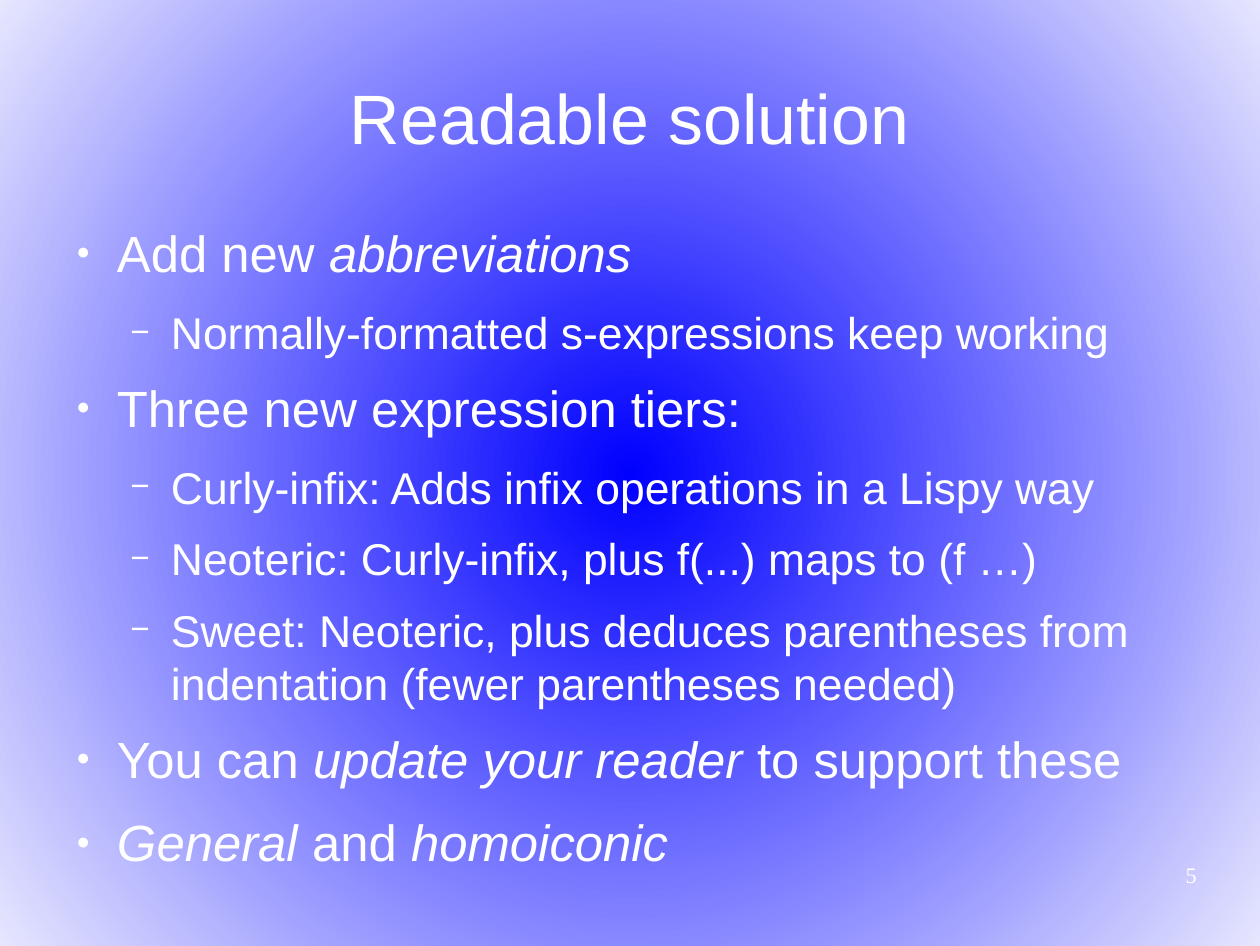
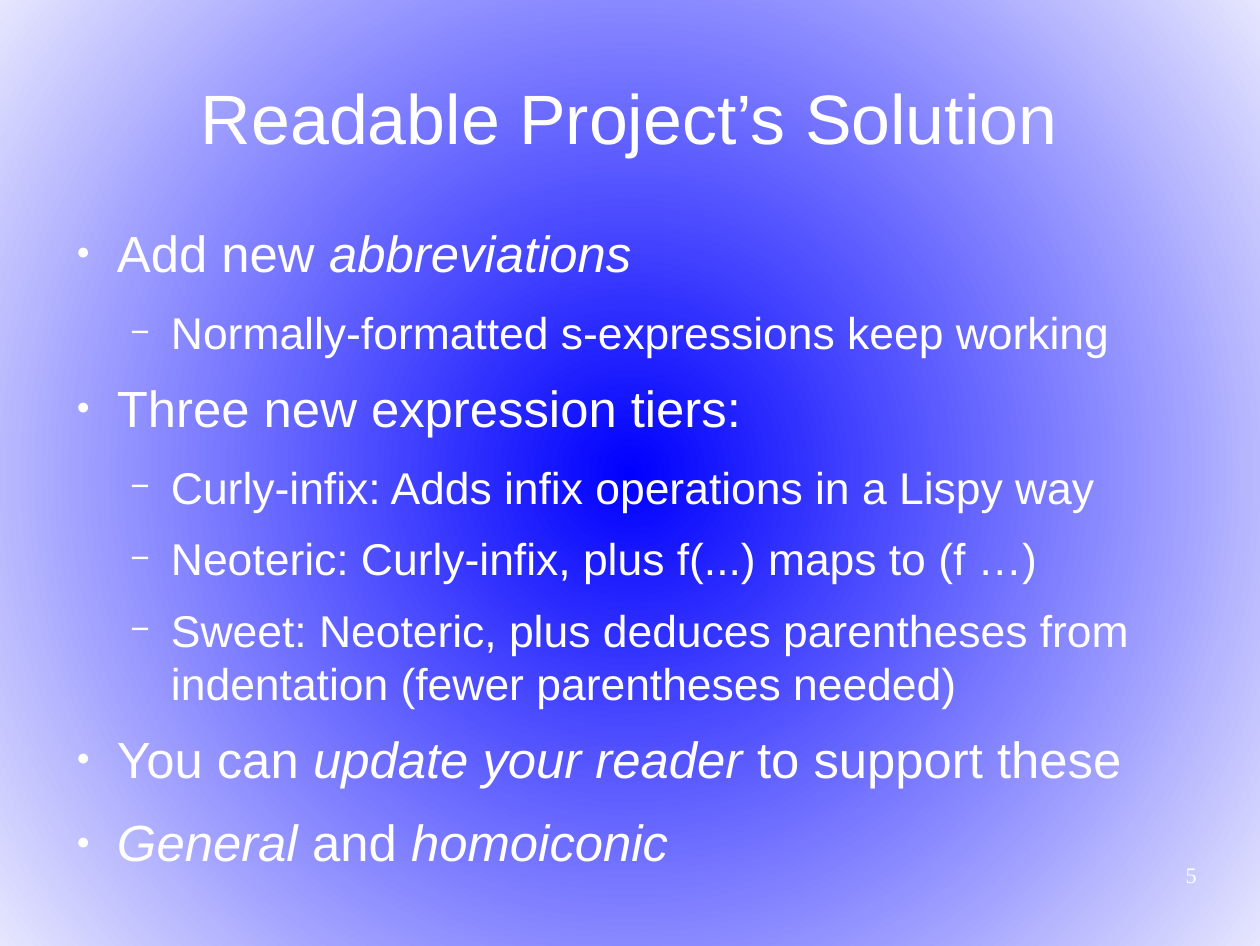
Before and after one commit to martin12333/Readable-Lisp-S-expressions, a slide deck: slide 5 of readable-s-expressions.odp. Drawn at 1260x946 pixels with LibreOffice and Linux fonts; fonts in the diff are those of the drawing. Boxes give left, top, right and bottom in pixels: in the first picture for what was removed or moved away, otherwise in the second. Text is boxed around its words. In the diff, an @@ line names an element or a change of style, - is before the commit and + after.

```diff
--- a/readable-s-expressions.odp
+++ b/readable-s-expressions.odp
@@ title at (201,93,1057,157): text changed @@
-Readable solution
+Readable Project’s Solution
```
Also in this commit, not shown: 13 other slides changed.
